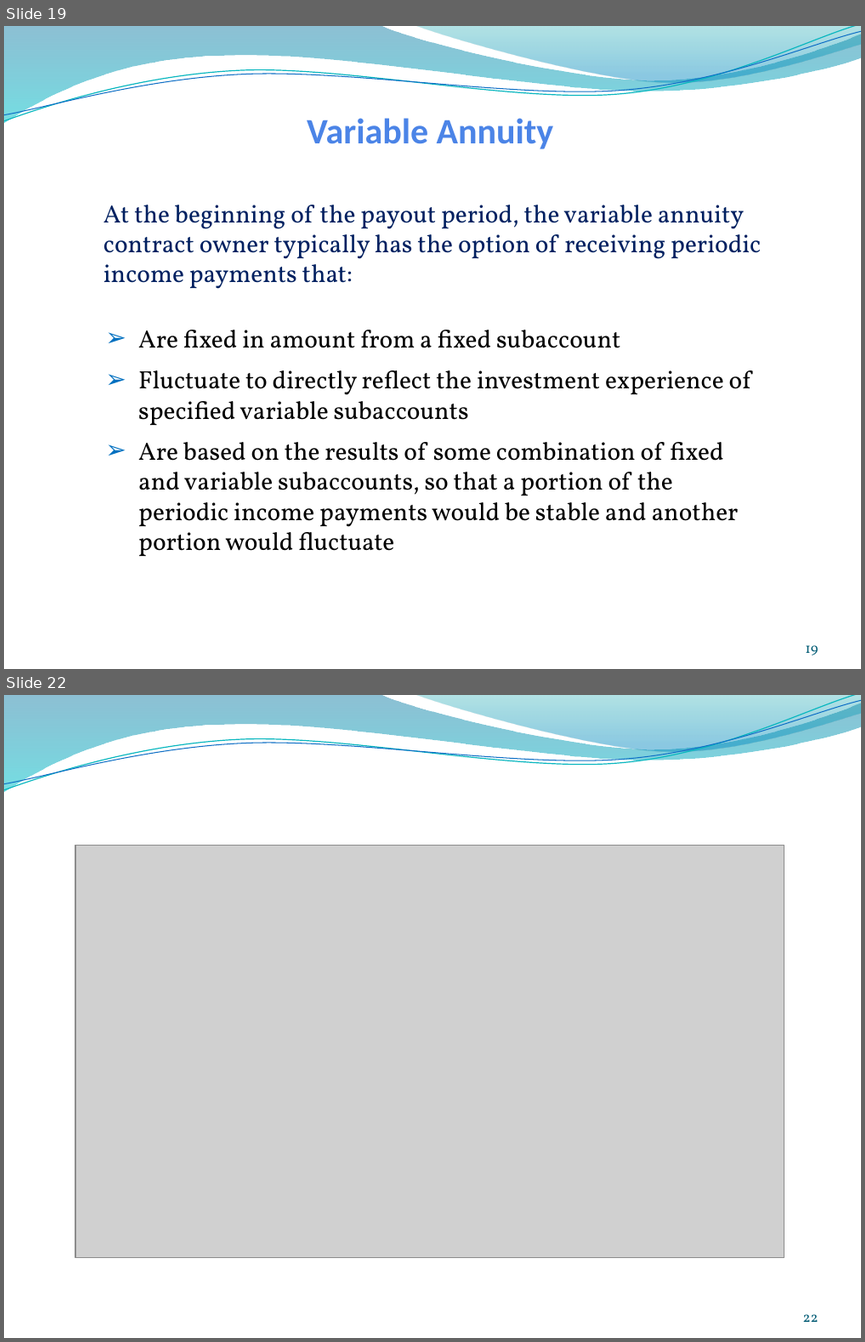
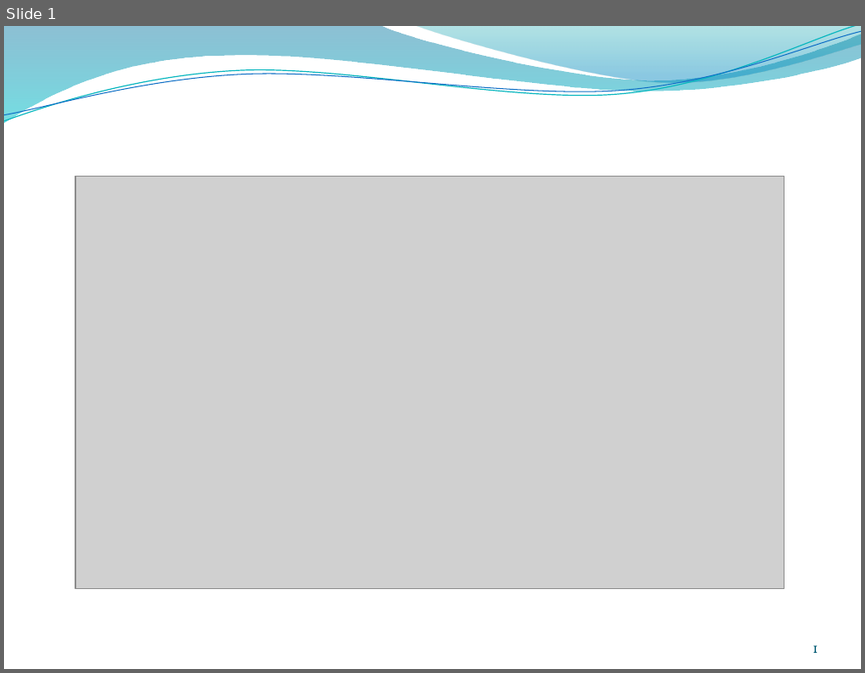
Before and after one commit to chandankrprasad/test, a slide deck: Annuities Sessions/Annuities - Session I.pptx. Shown one above the other, each under a label of ours: slides 19 and 22 before the commit, slide 1 after it; the slides between them are not shown. The pictures are 865x1342 and 865x673 pixels, drawn with LibreOffice and Linux fonts; fonts in the diff are those of the drawing; grey boxes stand for pictures; background and template pictures are left out. Boxes give left, top, right and bottom in pixels: in the first picture for what was removed or moved away, otherwise in the second. Text is boxed around its words. In the diff, an @@ line names an element or a change of style, - is before the commit and + after.

```diff
--- a/Annuities Sessions/Annuities - Session I.pptx
+++ b/Annuities Sessions/Annuities - Session I.pptx
@@ slide 19 removed at (4,26,861,669), background picture (left out); not listed: 4 template elements that a slide beside it also shows @@
@@ text removed at (307,118,554,149) @@
-Variable Annuity
@@ text removed at (103,204,760,289) @@
-At the beginning of the payout period, the variable annuity contract owner typically has the option of receiving periodic income payments that:
@@ text removed at (138,329,751,556) @@
-➢ Are fixed in amount from a fixed subaccount
-➢ Fluctuate to directly reflect the investment experience of specified variable subaccounts
-➢ Are based on the results of some combination of fixed and variable subaccounts, so that a portion of the periodic income payments would be stable and another portion would fluctuate
@@ page number removed at (805,645,817,655) @@
-19
@@ what was slide 22 is now slide 1 @@
@@ page number at (812,645,818,652): text changed @@
-22
+1
```
Also in this commit, not shown: 20 other slides removed.
